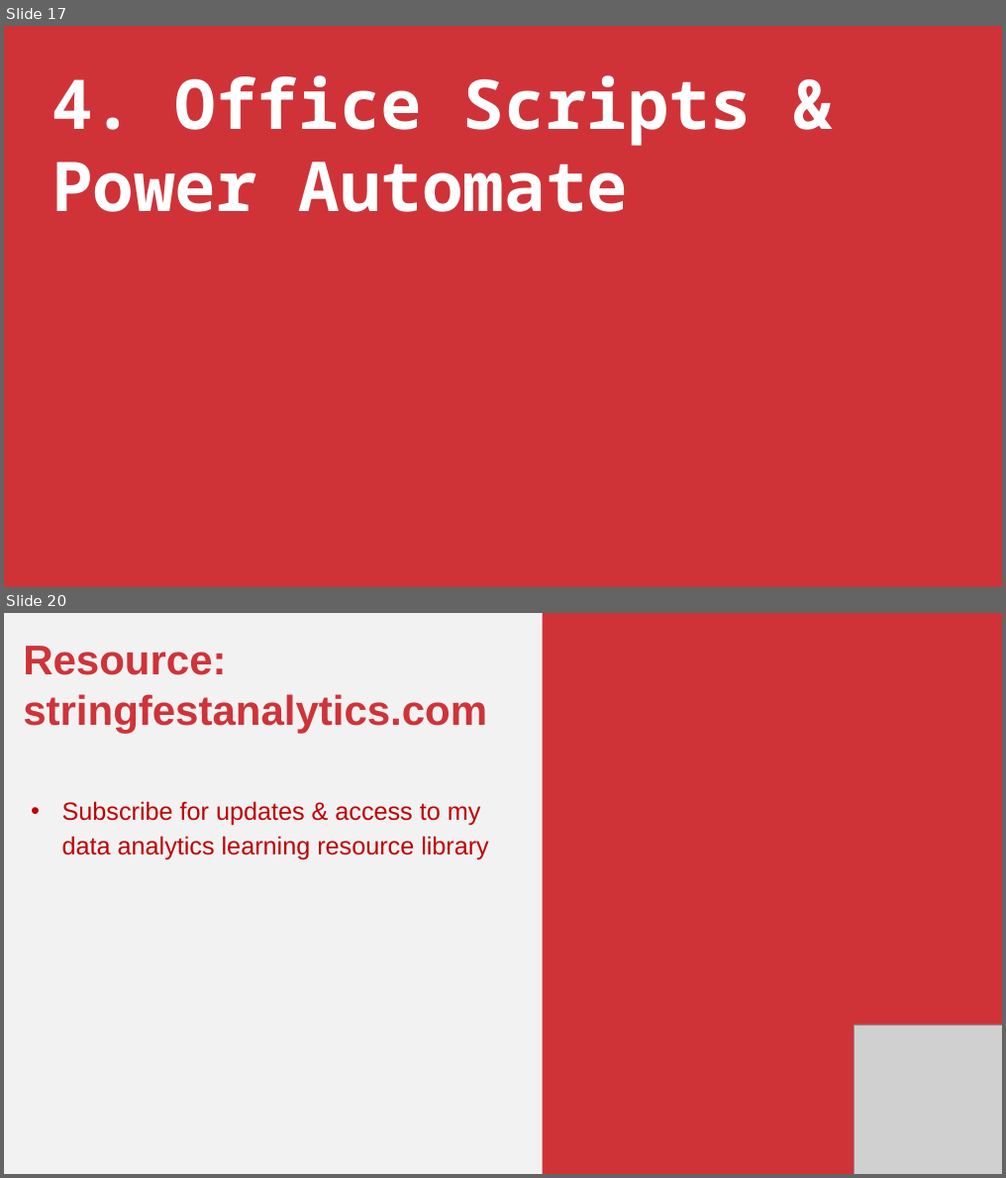
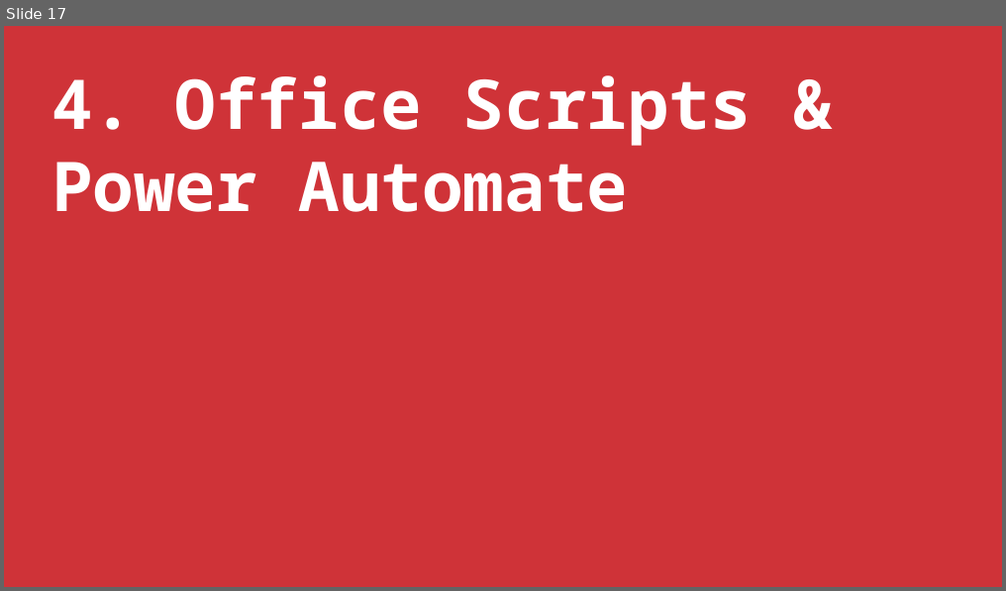
Before and after one commit to stringfestdata/office-scripts-for-excel-masterclass, a slide deck: office-scripts-for-excel-masterclass.pptx. Shown one above the other, each under a label of ours: slides 17 and 20 before the commit, slide 17 after it; the slides between them are not shown. The pictures are 1006x1178 and 1006x591 pixels, drawn with LibreOffice and Linux fonts; fonts in the diff are those of the drawing; grey boxes stand for pictures. Boxes give left, top, right and bottom in pixels: in the first picture for what was removed or moved away, otherwise in the second. Text is boxed around its words. In the diff, an @@ line names an element or a change of style, - is before the commit and + after.

```diff
--- a/office-scripts-for-excel-masterclass.pptx
+++ b/office-scripts-for-excel-masterclass.pptx
@@ slide 20 removed at (x1=4, y1=613, x2=1002, y2=1174), background #F2F2F2 @@
@@ rectangle removed at (x1=542, y1=613, x2=1002, y2=1174) @@
@@ text removed at (x1=23, y1=646, x2=489, y2=860) @@
-Resource: stringfestanalytics.com
-• Subscribe for updates & access to my data analytics learning resource library
@@ picture removed at (x1=854, y1=1025, x2=1002, y2=1174) @@
```
Also in this commit, not shown: 3 slides changed, 1 slide added, 1 other slide removed, 23 other files.
